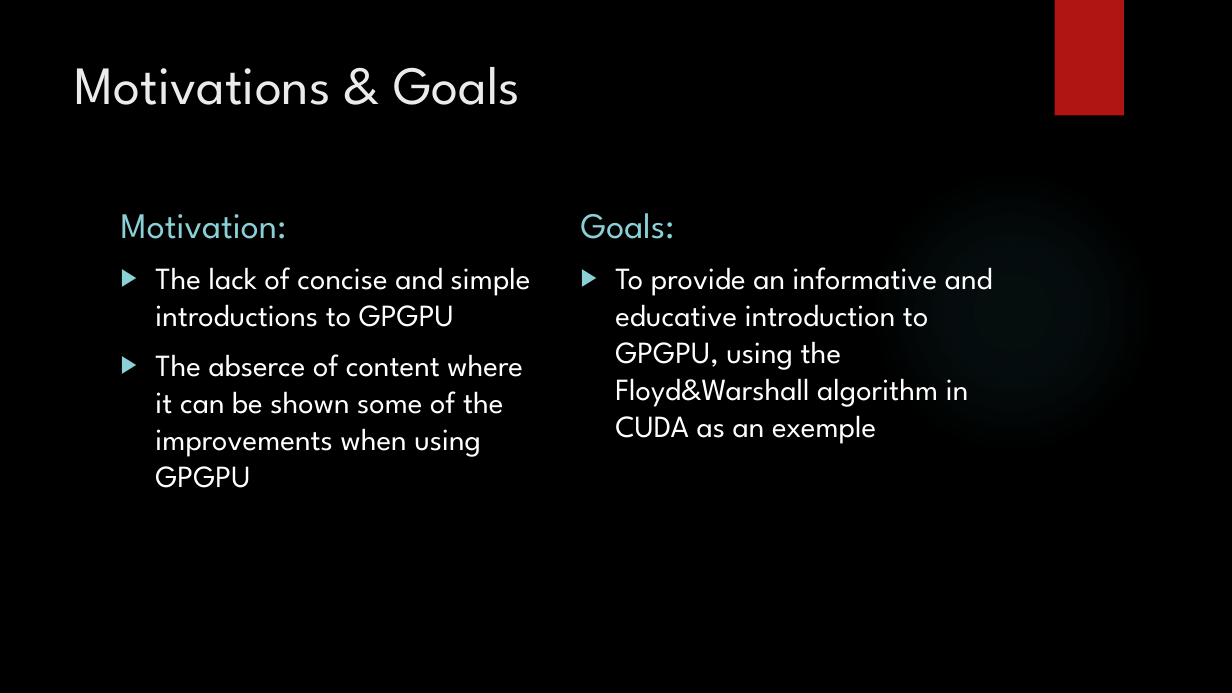
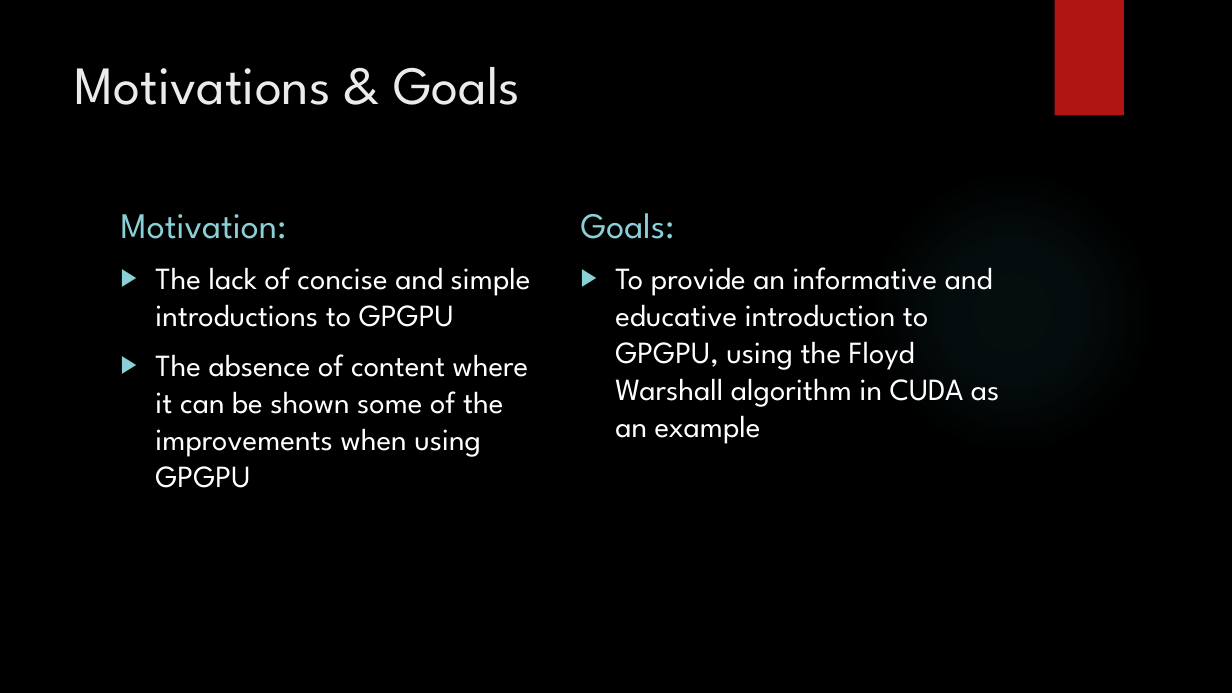
Before and after one commit to pedrocarrega/projectPCM, a slide deck: slide 2 of presentation.pptx. Drawn at 1232x693 pixels with LibreOffice and Linux fonts; fonts in the diff are those of the drawing; background and template pictures are left out. Boxes give left, top, right and bottom in pixels: in the first picture for what was removed or moved away, otherwise in the second. Text is boxed around its words. In the diff, an @@ line names an element or a change of style, - is before the commit and + after.

```diff
--- a/presentation.pptx
+++ b/presentation.pptx
@@ text at (x1=615, y1=267, x2=1000, y2=444): text changed @@
-▶ To provide an informative and educative introduction to GPGPU, using the Floyd&Warshall algorithm in CUDA as an exemple
+▶ To provide an informative and educative introduction to GPGPU, using the Floyd Warshall algorithm in CUDA as an example
@@ text at (x1=155, y1=354, x2=528, y2=488): text changed @@
-▶ The abserce of content where it can be shown some of the improvements when using GPGPU
+▶ The absence of content where it can be shown some of the improvements when using GPGPU
```
Also in this commit, not shown: 3 other slides changed, 1 slide added, 1 slide removed, 2 other files.
